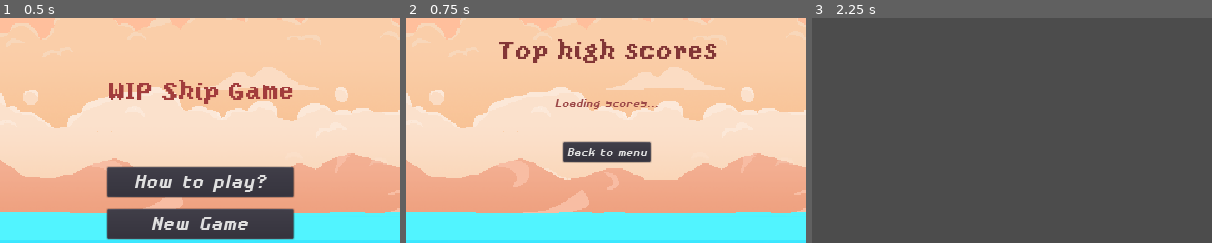
Above: before the commit, frames 1-3 (left to right).
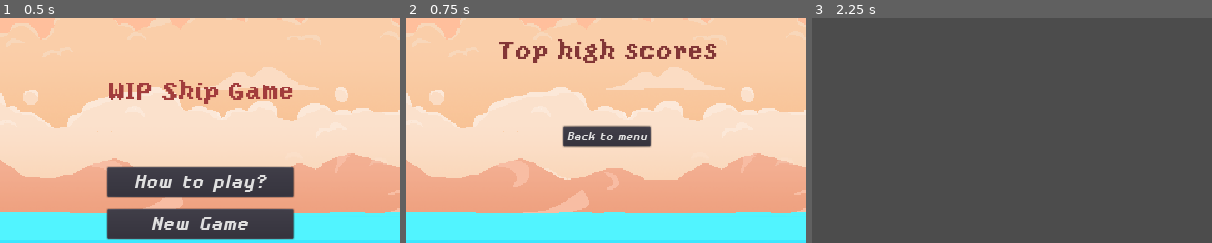
Above: after the commit, the same moments.

Repository: mikkpr/LD42
Game: Godot game, scene res://Scenes/MainMenu.tscn
Same seed, same stepped clock (60 frames per second), same inputs: the game is played once before the commit and once after it.
Inputs:
- Up to frame 1 (0.5 s): no input
- Up to frame 2 (0.75 s): click "High scores" at 0.5 s
- Up to frame 3 (2.25 s): click "Back to menu" at 1.25 s; click "New Game" at 2 s
The pictures show only the part of the screen within x 25-75%, y 9-59%; the shares and areas given below are measured in that part.

Frame 1 is identical in both runs. In frame 2, 3.8% of the frame differs, in the area x 37-63%, y 36-65%; in frame 3, nothing differs.

Commit message:
Fix boat scene

Diff:
--- a/Scenes/HighScores.tscn
+++ b/Scenes/HighScores.tscn
@@ -96,7 +96,7 @@
 anchor_bottom = 0.0
 margin_top = 91.0
 margin_right = 1080.0
-margin_bottom = 115.0
+margin_bottom = 91.0
 rect_pivot_offset = Vector2( 0, 0 )
 rect_clip_content = false
 mouse_filter = 1
@@ -105,30 +105,6 @@
 size_flags_vertical = 1
 alignment = 0
 
-[node name="Loading" type="Label" parent="UI/MarginContainer/Scores" index="0"]
-
-anchor_left = 0.0
-anchor_top = 0.0
-anchor_right = 0.0
-anchor_bottom = 0.0
-margin_right = 1080.0
-margin_bottom = 24.0
-rect_pivot_offset = Vector2( 0, 0 )
-rect_clip_content = false
-mouse_filter = 2
-mouse_default_cursor_shape = 0
-size_flags_horizontal = 1
-size_flags_vertical = 4
-custom_fonts/font = ExtResource( 4 )
-custom_colors/font_color = Color( 0.613281, 0.28277, 0.28277, 1 )
-text = "Loading scores..."
-align = 1
-valign = 1
-percent_visible = 1.0
-lines_skipped = 0
-max_lines_visible = -1
-_sections_unfolded = [ "custom_colors", "custom_fonts" ]
-
 [node name="BackButton" type="Button" parent="UI/MarginContainer" index="2"]
 
 anchor_left = 0.0
@@ -136,9 +112,9 @@
 anchor_right = 0.0
 anchor_bottom = 0.0
 margin_left = 468.0
-margin_top = 165.0
+margin_top = 141.0
 margin_right = 612.0
-margin_bottom = 195.0
+margin_bottom = 171.0
 rect_pivot_offset = Vector2( 0, 0 )
 rect_clip_content = false
 focus_mode = 2
--- a/Scenes/TestLevel.tscn
+++ b/Scenes/TestLevel.tscn
@@ -1,12 +1,11 @@
-[gd_scene load_steps=6 format=2]
+[gd_scene load_steps=5 format=2]
 
 [ext_resource path="res://Art/background.png" type="Texture" id=1]
 [ext_resource path="res://Scenes/Boat.tscn" type="PackedScene" id=2]
 [ext_resource path="res://Scenes/FlotsamManager.tscn" type="PackedScene" id=3]
 [ext_resource path="res://Art/container_empty.png" type="Texture" id=4]
-[ext_resource path="res://Scenes/UI.tscn" type="PackedScene" id=5]
 
-[node name="Node" type="Node"]
+[node name="Node" type="Node" index="0"]
 
 [node name="TextureRect" type="TextureRect" parent="." index="0"]
 
@@ -22,35 +21,18 @@
 size_flags_vertical = 1
 texture = ExtResource( 1 )
 expand = true
-stretch_mode = 0
 
 [node name="Boat" parent="." index="1" instance=ExtResource( 2 )]
 
 editor/display_folded = true
-position = Vector2( 522.238, 350.867 )
+position = Vector2( 522.238, 351.637 )
 degreesToSink = 60
 
 [node name="FlotsamManager" parent="." index="2" instance=ExtResource( 3 )]
 
+FLOTSAM_SPAWN_Y = 400
+FLOTSAM_DESTROY_X = 300
 grabbed_texture = ExtResource( 4 )
 squashed_texture = ExtResource( 4 )
 
-[node name="UIContainer" type="Container" parent="." index="3"]
-
-anchor_left = 0.0
-anchor_top = 0.0
-anchor_right = 1.0
-anchor_bottom = 0.0
-rect_pivot_offset = Vector2( 0, 0 )
-rect_clip_content = false
-mouse_filter = 0
-mouse_default_cursor_shape = 0
-size_flags_horizontal = 1
-size_flags_vertical = 1
-
-[node name="UI" parent="UIContainer" index="0" instance=ExtResource( 5 )]
-
-anchor_left = 1.0
-margin_left = -1025.0
-
 [connection signal="picked_up" from="Boat" to="FlotsamManager" method="spawn_flotsam_dict"]
--- a/Scenes/UI.tscn
+++ b/Scenes/UI.tscn
@@ -1,15 +1,34 @@
-[gd_scene load_steps=4 format=2]
+[gd_scene load_steps=6 format=2]
 
-[ext_resource path="res://Fonts/FontText40.tres" type="DynamicFont" id=1]
+[ext_resource path="res://Fonts/kirbyss.ttf" type="DynamicFontData" id=1]
 [ext_resource path="res://Scripts/TotalLabel.gd" type="Script" id=2]
 [ext_resource path="res://Scripts/TimerLabel.gd" type="Script" id=3]
 
-[node name="UI" type="Control"]
+[sub_resource type="DynamicFont" id=1]
+
+size = 20
+use_mipmaps = false
+use_filter = false
+font_data = ExtResource( 1 )
+_sections_unfolded = [ "Font", "Settings" ]
+
+[sub_resource type="DynamicFont" id=2]
+
+size = 20
+use_mipmaps = false
+use_filter = false
+font_data = ExtResource( 1 )
+_sections_unfolded = [ "Font", "Settings" ]
+
+[node name="UI" type="Control" index="0"]
 
 anchor_left = 0.0
 anchor_top = 0.0
-anchor_right = 1.0
+anchor_right = 0.0
 anchor_bottom = 0.0
+margin_left = 1.0
+margin_right = 1026.0
+margin_bottom = 133.0
 rect_pivot_offset = Vector2( 0, 0 )
 rect_clip_content = false
 mouse_filter = 0
@@ -19,12 +38,12 @@
 
 [node name="TotalLabel" type="Label" parent="." index="0"]
 
-anchor_left = 0.5
+anchor_left = 0.0
 anchor_top = 0.0
-anchor_right = 0.5
+anchor_right = 0.0
 anchor_bottom = 0.0
-margin_left = -238.0
-margin_right = 237.0
+margin_left = 368.0
+margin_right = 843.0
 margin_bottom = 69.0
 rect_pivot_offset = Vector2( 0, 0 )
 rect_clip_content = false
@@ -32,10 +51,34 @@
 mouse_default_cursor_shape = 0
 size_flags_horizontal = 1
 size_flags_vertical = 7
-custom_fonts/font = ExtResource( 1 )
-custom_colors/font_color = Color( 0.937255, 0.388235, 0.388235, 1 )
+custom_fonts/font = SubResource( 1 )
 text = "Score: 500
 "
+valign = 1
+uppercase = true
+percent_visible = 1.0
+lines_skipped = 0
+max_lines_visible = -1
+script = ExtResource( 2 )
+_sections_unfolded = [ "Rect", "custom_fonts" ]
+
+[node name="TimerLabel" type="Label" parent="." index="1"]
+
+anchor_left = 0.0
+anchor_top = 0.0
+anchor_right = 0.0
+anchor_bottom = 0.0
+margin_left = 841.0
+margin_right = 1020.0
+margin_bottom = 69.0
+rect_pivot_offset = Vector2( 0, 0 )
+rect_clip_content = false
+mouse_filter = 2
+mouse_default_cursor_shape = 0
+size_flags_horizontal = 1
+size_flags_vertical = 4
+custom_fonts/font = SubResource( 2 )
+text = "2:32"
 align = 1
 valign = 1
 autowrap = true
@@ -44,41 +87,5 @@
 percent_visible = 1.0
 lines_skipped = 0
 max_lines_visible = -1
-script = ExtResource( 2 )
-_sections_unfolded = [ "Margin", "Rect", "custom_colors", "custom_fonts" ]
-
-[node name="TimerLabel" type="Label" parent="." index="1"]
-
-anchor_left = 1.0
-anchor_top = 0.0
-anchor_right = 1.0
-anchor_bottom = 0.0
-margin_left = -194.0
-margin_right = -50.0
-margin_bottom = 69.0
-rect_pivot_offset = Vector2( 0, 0 )
-rect_clip_content = false
-mouse_filter = 2
-mouse_default_cursor_shape = 0
-size_flags_horizontal = 1
-size_flags_vertical = 4
-custom_fonts/font = ExtResource( 1 )
-custom_colors/font_color = Color( 0.937255, 0.388235, 0.388235, 1 )
-text = "2:32"
-align = 1
-valign = 1
-uppercase = true
-percent_visible = 1.0
-lines_skipped = 0
-max_lines_visible = -1
 script = ExtResource( 3 )
-_sections_unfolded = [ "Anchor", "Margin", "Rect", "custom_colors", "custom_fonts" ]
-
-[node name="GameTimer" type="Timer" parent="." index="2"]
-
-process_mode = 1
-wait_time = 180.0
-one_shot = false
-autostart = true
-
-[connection signal="timeout" from="GameTimer" to="TimerLabel" method="_on_GameTimer_timeout"]
+_sections_unfolded = [ "Anchor", "Rect", "custom_fonts" ]
--- a/Scripts/HighScores.gd
+++ b/Scripts/HighScores.gd
@@ -5,19 +5,15 @@
 onready var networking = $Networking
 
 func _ready():
+
 	networking.connect("load_complete", self, "load_complete")
 	networking.list_scores_async()
-
-	print(networking.post_score_async("test-new", 50))
-
-	var scoreValues = networking.list_scores_async()
-	var maxScores = 5
 
 func _on_BackButton_pressed():
 	get_tree().change_scene("res://Scenes/MainMenu.tscn")
 
 func load_complete(json):
-	$UI/MarginContainer/Scores/Loading.visible = false
+
 	for i in range(json.size()):
 		var score = json[i]
 		var nickname = score.nickname
--- a/Scripts/TimerLabel.gd
+++ b/Scripts/TimerLabel.gd
@@ -1,32 +1,39 @@
 extends Label
-
-onready var timer = $"../GameTimer"
-
 
 var isPaused = false
 
+var time_total_minutes = 4
+var time_total_seconds = time_total_minutes * 60
+
 var time_start = 0
+var time_now = 0
+var finishSignalSent = false
 
 signal finished
 
 func _ready():
-	time_start = timer.time_left
-	timer.start()
+	time_start = OS.get_unix_time()
+	pass
 
 func _process(delta):
-	timer.paused = isPaused
 
-	if timer.paused:
+	if isPaused:
 		return
 
-	var time_now = timer.time_left
-	var total_seconds_left = int(time_now) - int(time_start)
+	time_now = OS.get_unix_time()
+	var elapsed = time_now - time_start
+	var elapsed_minutes = elapsed / 60
+	var elapsed_seconds = elapsed % 60
 
-	var minutes_left = total_seconds_left / 60
-	var seconds_left = total_seconds_left % 60
+	if elapsed_seconds == 0:
+		return
 
+	var minutes_left = time_total_minutes - elapsed_minutes
+	var seconds_left = 60 - elapsed_seconds
 	text = "%02d:%02d" % [minutes_left, seconds_left]
 
+	if minutes_left == 0 and seconds_left == 1 and !finishSignalSent:
+		emit_signal("finished")
+		finishSignalSent = true
 
-func _on_GameTimer_timeout():
-	isPaused = true
+	pass
